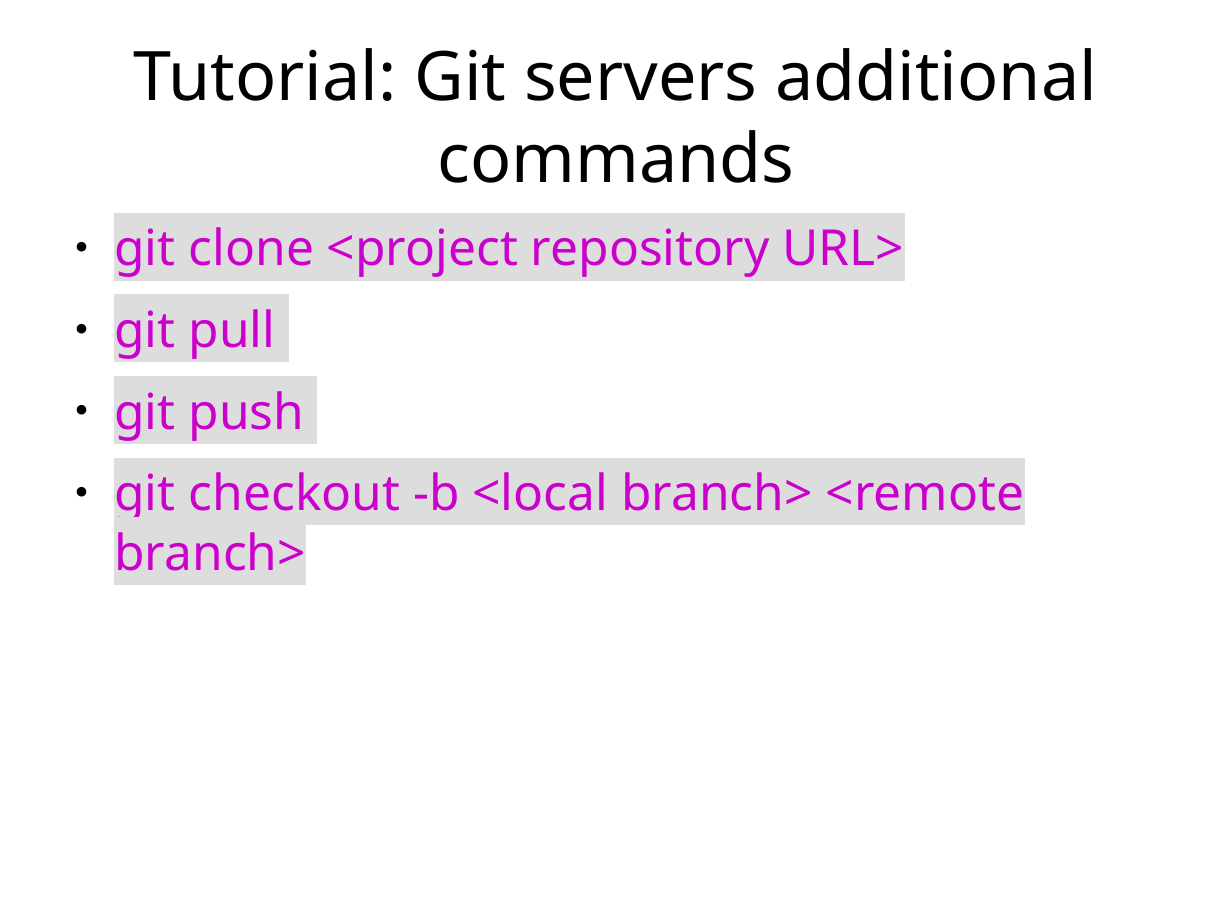
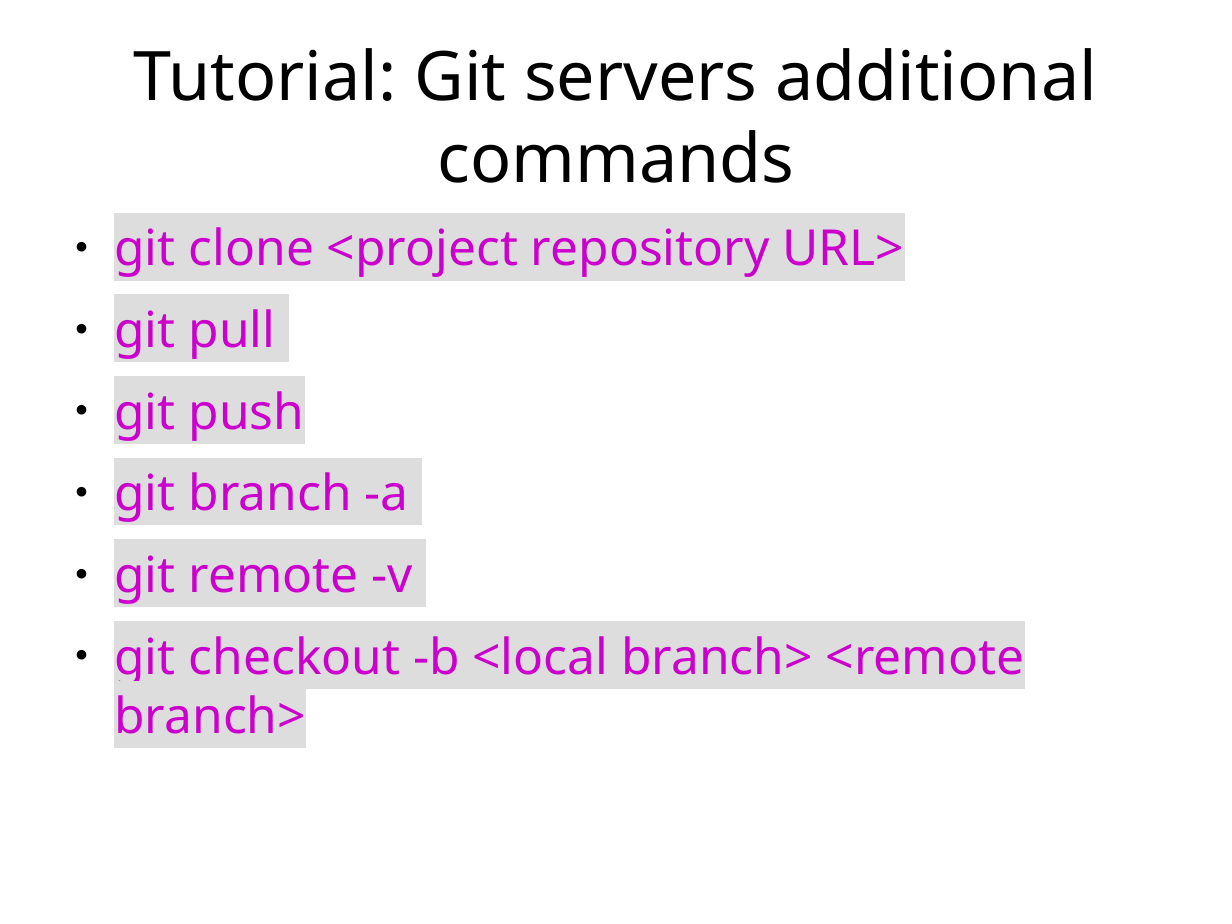
Before and after one commit to ethanwillis/git_presentation, a slide deck: slide 31 of git_presentation_slideshow.odp. Drawn at 1232x924 pixels with LibreOffice and Linux fonts; fonts in the diff are those of the drawing. Boxes give left, top, right and bottom in pixels: in the first picture for what was removed or moved away, otherwise in the second. Text is boxed around its words. In the diff, an @@ line names an element or a change of style, - is before the commit and + after.

Commit message:
Added more git remote commands

```diff
--- a/git_presentation_slideshow.odp
+++ b/git_presentation_slideshow.odp
@@ text at (114,472,412,604): paragraphs added @@
+● git branch -a
+● git remote -v
```
Also in this commit, not shown: 1 other slide changed.
